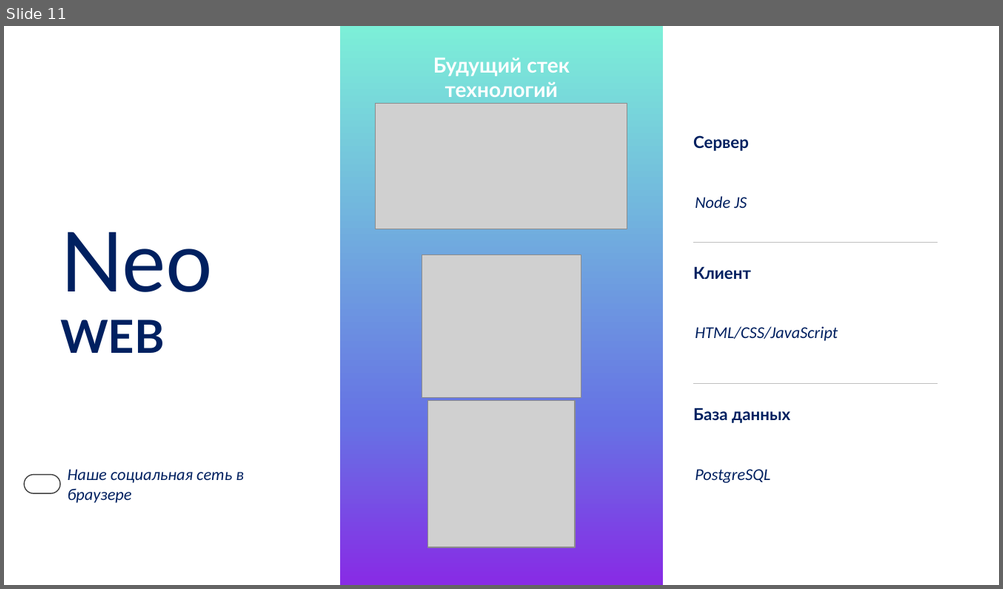
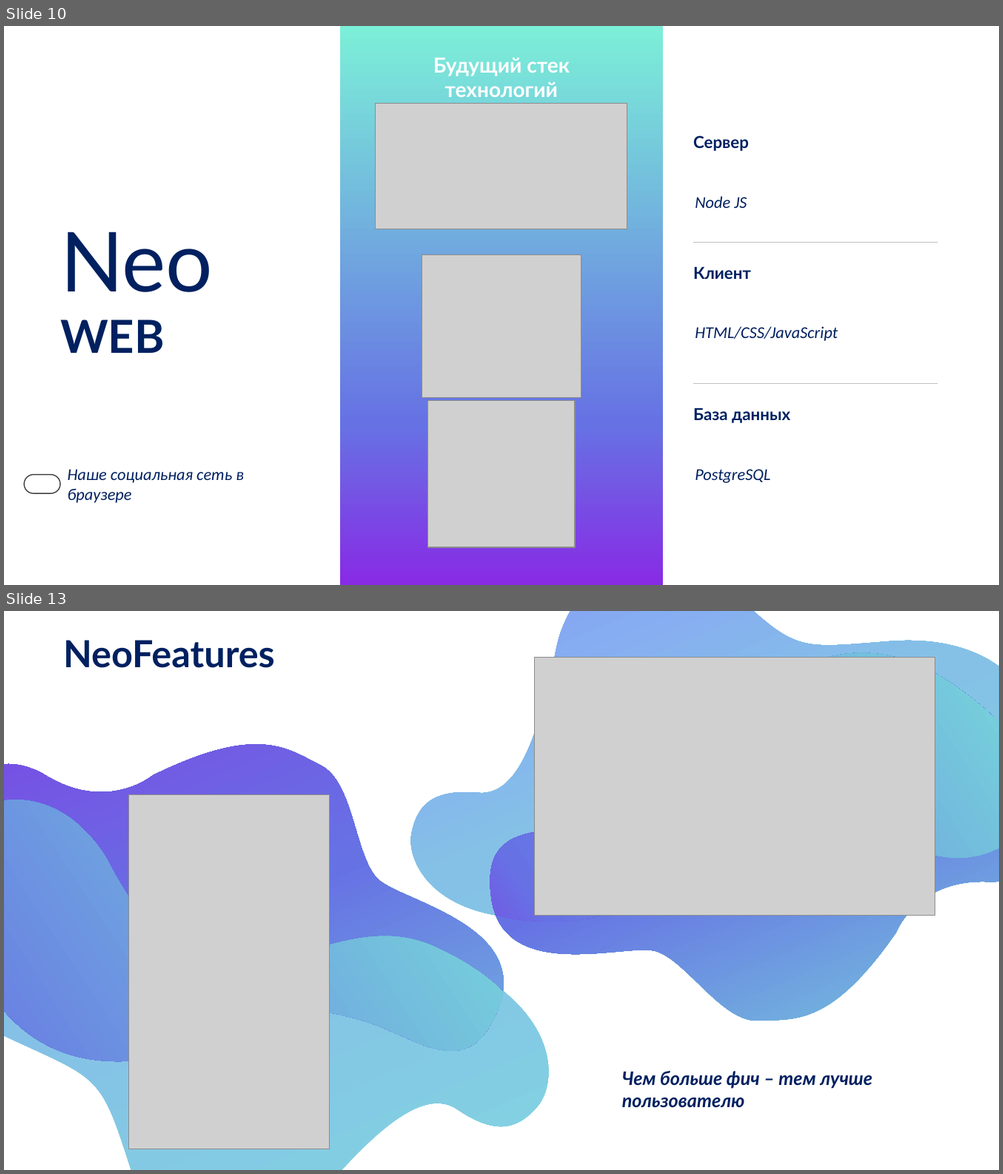
Before and after one commit to romka-best/NeoBrain_App, a slide deck: NeoBrain.pptx. Shown one above the other, each under a label of ours: slide 11 before the commit, slides 10 and 13 after it; the slides between them are not shown. The pictures are 1003x589 and 1003x1174 pixels, drawn with LibreOffice and Linux fonts; fonts in the diff are those of the drawing; grey boxes stand for pictures. Boxes give left, top, right and bottom in pixels: in the first picture for what was removed or moved away, otherwise in the second. Text is boxed around its words. In the diff, an @@ line names an element or a change of style, - is before the commit and + after.

```diff
--- a/NeoBrain.pptx
+++ b/NeoBrain.pptx
@@ slide 13 added at [4, 611, 999, 1170], background #FFFFFF @@
@@ freeform shape added at [4, 611, 600, 1170], fill gradient #80DEDE to #85C1E7 to #878CFF @@
@@ freeform shape added at [4, 611, 580, 1170], fill gradient #7CEFD8 to #6672E4 to #882BE5 @@
@@ freeform shape added at [4, 629, 534, 1170], fill gradient #882BE5 to #6672E4 to #7CEFD8 @@
@@ freeform shape added at [386, 611, 999, 1086], fill gradient #80DEDE to #85C1E7 to #878CFF @@
@@ freeform shape added at [435, 611, 999, 1125], fill gradient #7CEFD8 to #6672E4 to #882BE5 @@
@@ freeform shape added at [454, 611, 999, 1055], fill gradient #882BE5 to #6672E4 to #7CEFD8 @@
@@ text added at [63, 640, 275, 668], 36 pt, text #002060, bold @@
+NeoFeatures
@@ picture added at [535, 658, 935, 915] @@
@@ picture added at [128, 795, 330, 1150] @@
@@ text added at [622, 1071, 872, 1108], 18 pt, text #002060, bold, italic @@
+Чем больше фич – тем лучше пользователю
@@ what was slide 11 is now slide 10 @@
```
Also in this commit, not shown: 7 slides changed, 1 slide removed, 27 other files.
